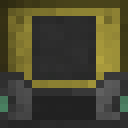
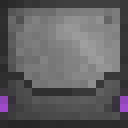
Revision of a layered w=128, h=128 image; what changed, layer by layer:
hid "Basic Sides" over [left=0, top=88, right=128, bottom=120]
added layer "Ultimate Sides On" above "Bin Face" over [left=0, top=56, right=128, bottom=120]
hid "Bin Face" over [left=32, top=16, right=96, bottom=120]
showed "Steel Texture" over [left=0, top=0, right=128, bottom=120]
hid "Brass Texture" over [left=0, top=0, right=128, bottom=120]
